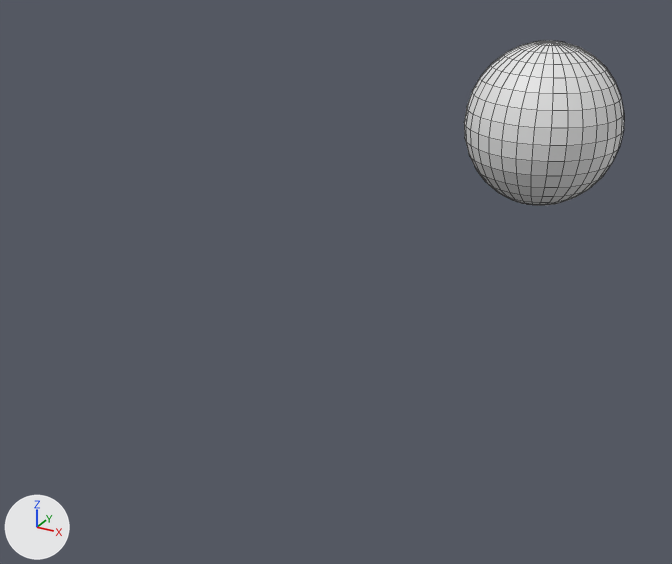
Before and after pictures for a commit that changed the FBX model Assets/tsuji/player fbx/Hand.fbx.
One viewpoint serves both versions: a 50 mm camera at (1.64, -3.53, 1.7) aimed at (-0.31, 0.01, -0.07). Lighting does not change. The marker at lower left points along +X, +Y and +Z. Mesh edges are drawn as thin lines. Where no turn or scale is listed for an object, it has been applied to the vertices.

Before the edit, the objects in view are built like this:
```python
me_球_001 = bpy.data.meshes.new('球.001')
me_球_001.from_pydata(...)  # a UV sphere (32 segments, 16 rings, poles along z) spanning x -0.487..0.487, y -0.509..0.509, z -0.509..0.509
ob_球_001 = bpy.data.objects.new('球.001', me_球_001)
ob_球_001.location = (0.0, 2.139, 0.261)
```
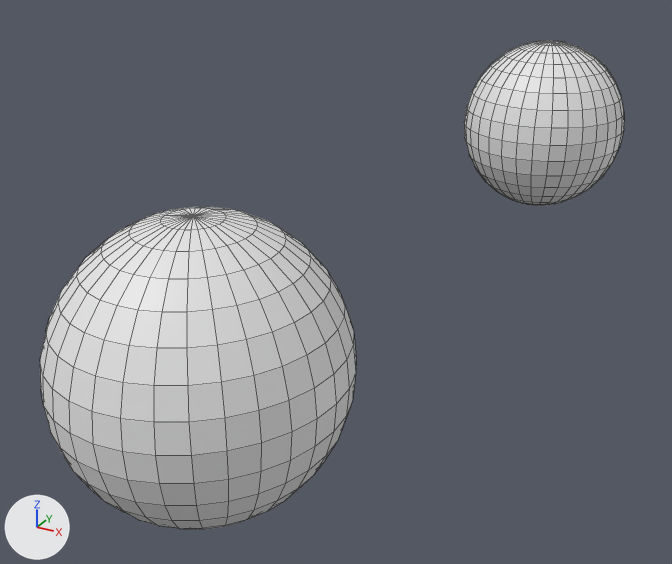
Changed parts and their boxes (x1, y1, x2, y2) in the pictures (672 x 564 px):
'球', added
    after: (40, 207, 356, 529)

The edits, one by one:
Object '球' (ob_球) is new; it shows a copy of the mesh of ob_球_001.
Its location is (0.0, -1.437, 0.261).
